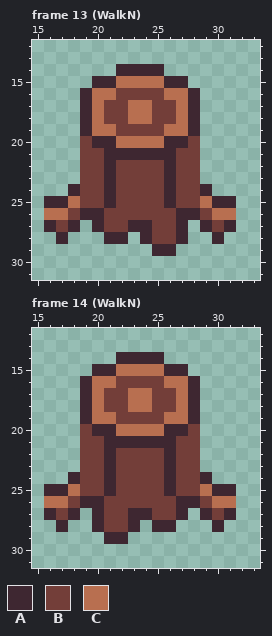
Pixel-art file, stored at assets/source_files/aseprite/charecters/rooter.aseprite. This is how it looked before the edit.
48x48 pixels, 25 frames. Shown: frame 13 (WalkN): x 15..33, y 12..31; frame 14 (WalkN): x 15..33, y 12..31. The commit also changed other frames, which this record leaves out.
Visible layers, top first: "Arms", "Legs", "Body".
Palette (. is transparent): A #3e2731  B #733e39  C #b86f50
Pixels before, frame 13 (WalkN), first column x 16:
14 ......AAAA......
15 ....AACCCCAA....
16 ...ACCBBBBCCA...
17 ...ACBBCCBBCA...
18 ...ACBBCCBBCA...
19 ...ACCBBBBCCA...
20 ...BAACCCCAAB...
21 ...BBAAAAAABB...
22 ...BBABBBBABB...
23 ...BBABBBBABB...
24 ..ABBABBBBABBA..
25 AACBBABBBBABBCAA
26 CCBAABBBBBBAABCC
27 ABA.ABBAABBA.ABA
28 .A...AA.ABBA..A.
29 .........AA.....
Pixels before, frame 14 (WalkN), first column x 16:
14 ......AAAA......
15 ....AACCCCAA....
16 ...ACCBBBBCCA...
17 ...ACBBCCBBCA...
18 ...ACBBCCBBCA...
19 ...ACCBBBBCCA...
20 ...BAACCCCAAB...
21 ...BBAAAAAABB...
22 ...BBABBBBABB...
23 ...BBABBBBABB...
24 ..ABBABBBBABBA..
25 AACBBABBBBABBCAA
26 CCBAABBBBBBAABCC
27 ABA.ABBAABBA.ABA
28 .A..ABBA.AA...A.
29 .....AA.........
Now the later version:
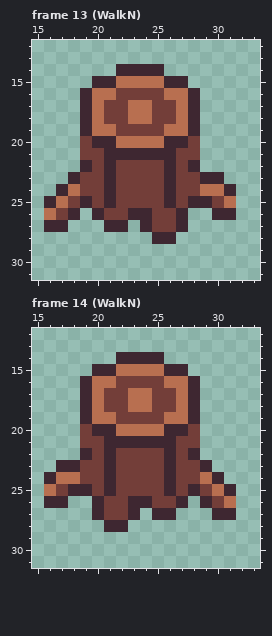
The exact change:
Changed rows in their new state; - is an unchanged pixel.
Frame 13 (WalkN), layer "Body":
first column x 17:
22 --A--------A---
23 -A----------AA-
24 AC----------CCA
25 CBA--------AABC
26 BA.---AA---..AA
27 A.-.AA.-----...
28 .---..-.AA.--.-
29 --------..-----
Frame 14 (WalkN), layer "Body":
first column x 16:
22 ---A--------A--
23 -AA----------A-
24 ACC----------CA
25 CBAA--------ABC
26 AA..---AA---.AB
27 ...-----.AA.-.A
28 -.--.AA.-..---.
29 -----..--------
Where, in picture pixels (left, top, right, bottom), the same in both pictures:
changed: (56, 160, 236, 256)
changed: (44, 448, 224, 544)
